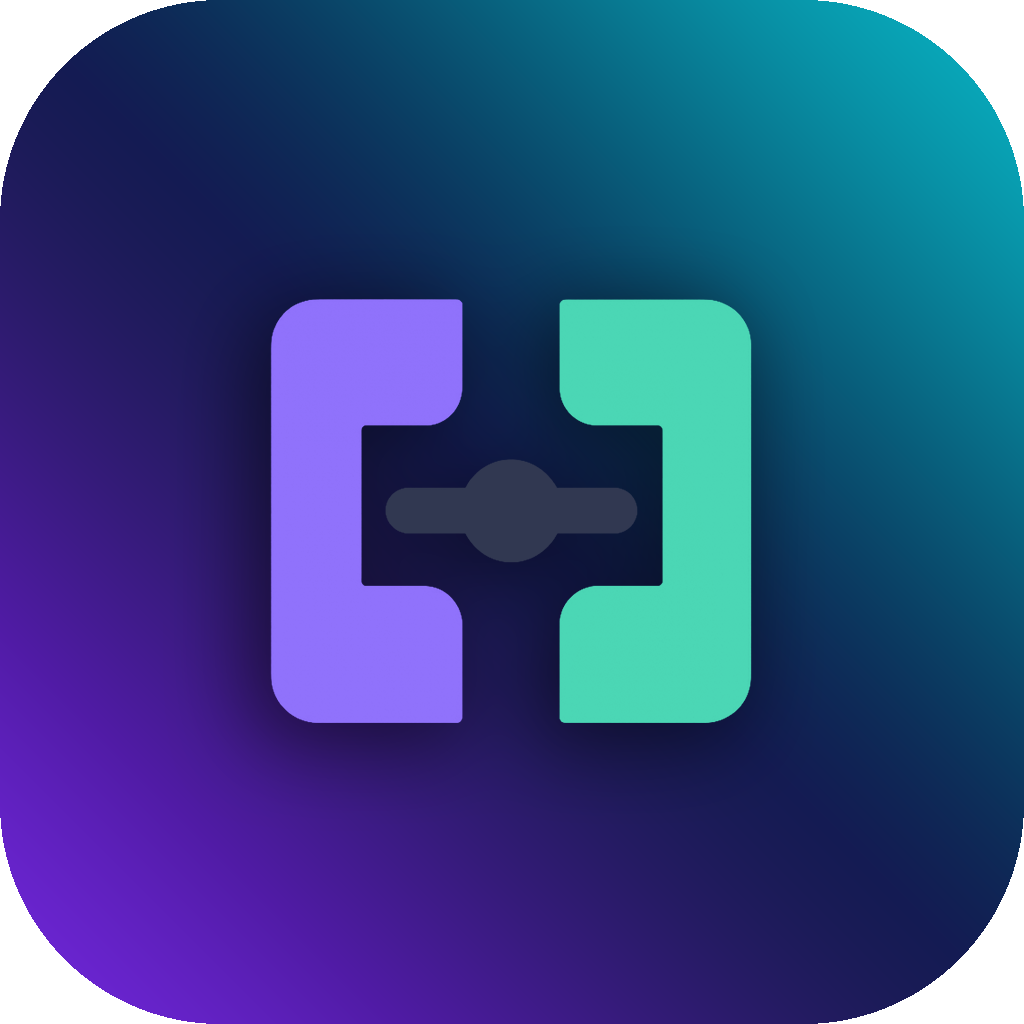
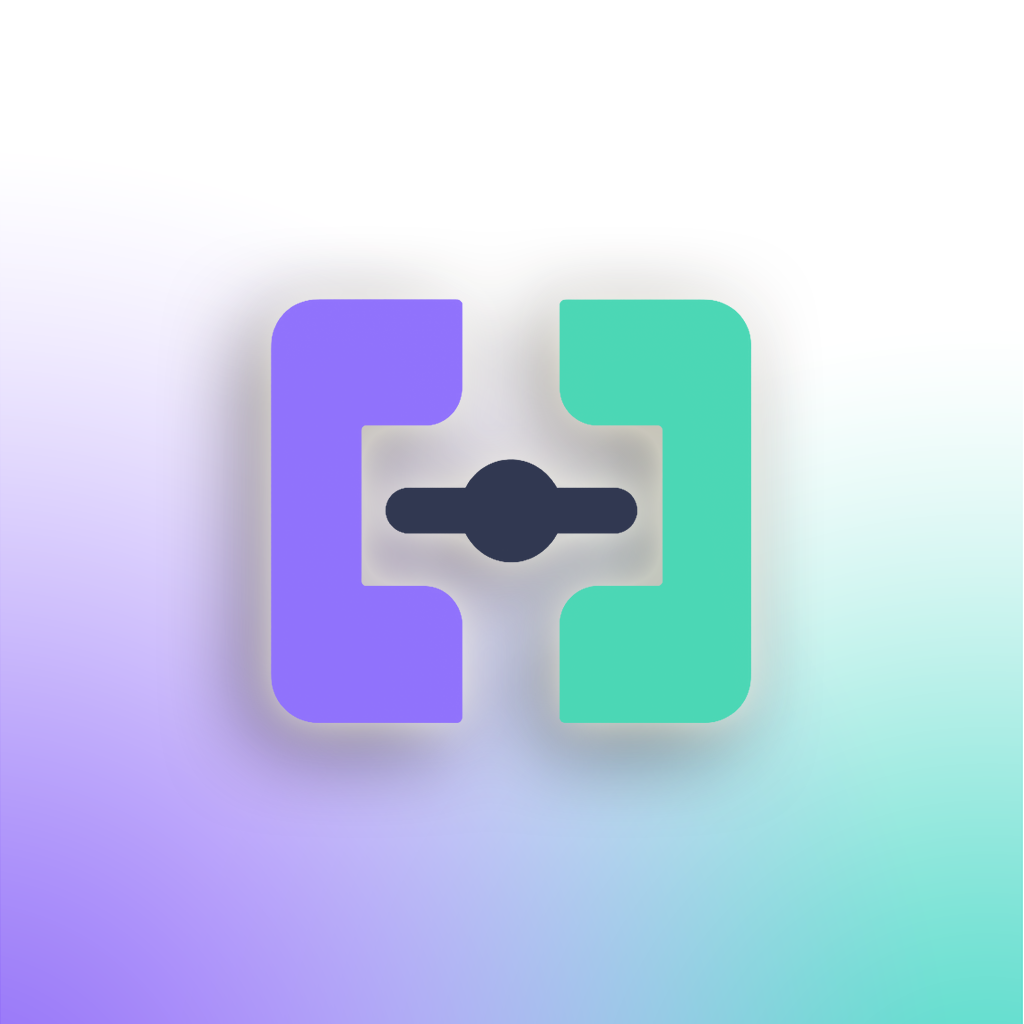
Revision of a layered w=1024, h=1024 image; what changed, layer by layer:
added layer "Camada 3" above "Camada 2" over [0, 152, 954, 1024]
added layer "Camada 2" above "Camada 1" over [168, 330, 1023, 1024]
painted on "Camada 1" over [0, 0, 1024, 1024]